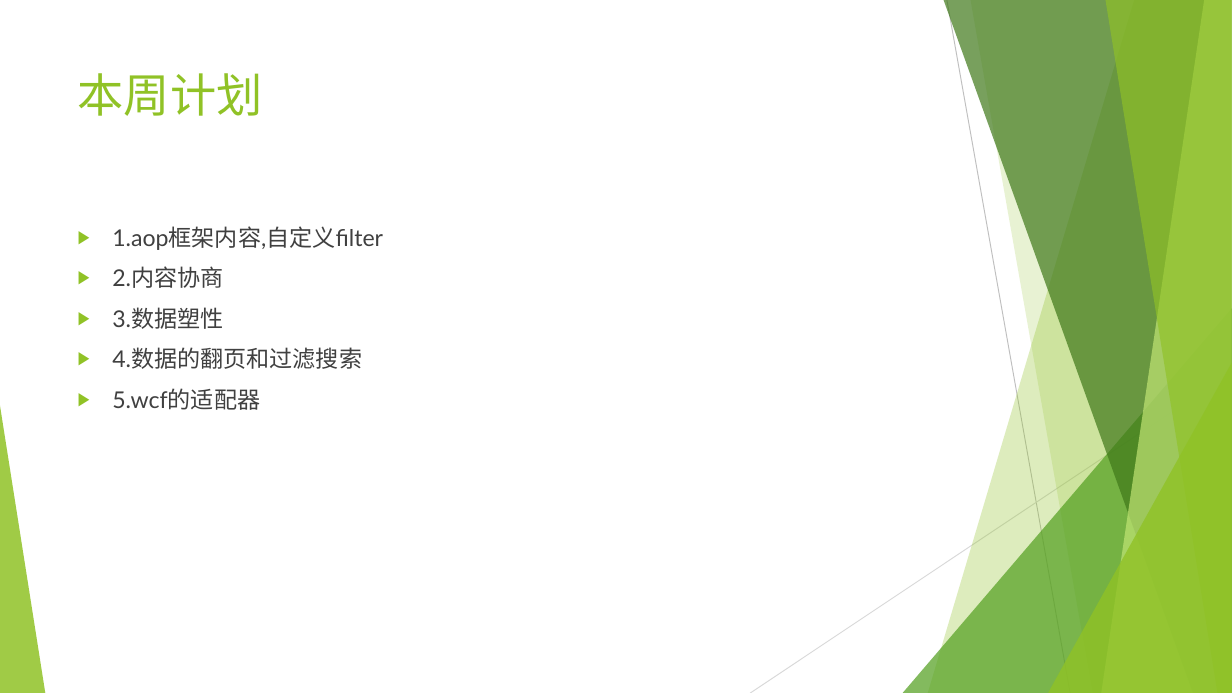
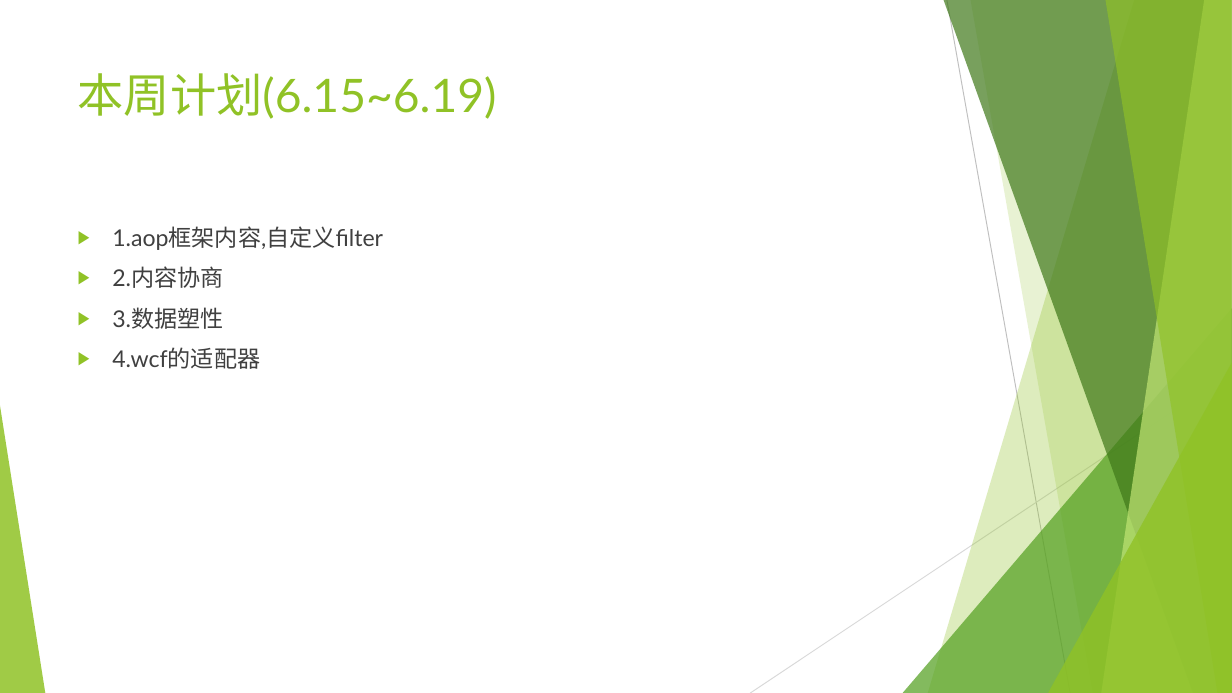
Before and after one commit to sun198986/Station, a slide deck: slide 5 of 后端设计.pptx. Drawn at 1232x693 pixels with LibreOffice and Linux fonts; fonts in the diff are those of the drawing. Boxes give left, top, right and bottom in pixels: in the first picture for what was removed or moved away, otherwise in the second. Text is boxed around its words. In the diff, an @@ line names an element or a change of style, - is before the commit and + after.

```diff
--- a/后端设计.pptx
+++ b/后端设计.pptx
@@ title at bbox=[78, 73, 497, 119]: text changed @@
-本周计划
+本周计划(6.15~6.19)
@@ text at bbox=[112, 347, 260, 369]: text changed @@
-▶ 4.数据的翻页和过滤搜索
-▶ 5.wcf的适配器
+▶ 4.wcf的适配器
```
Also in this commit, not shown: 3 other slides changed.
